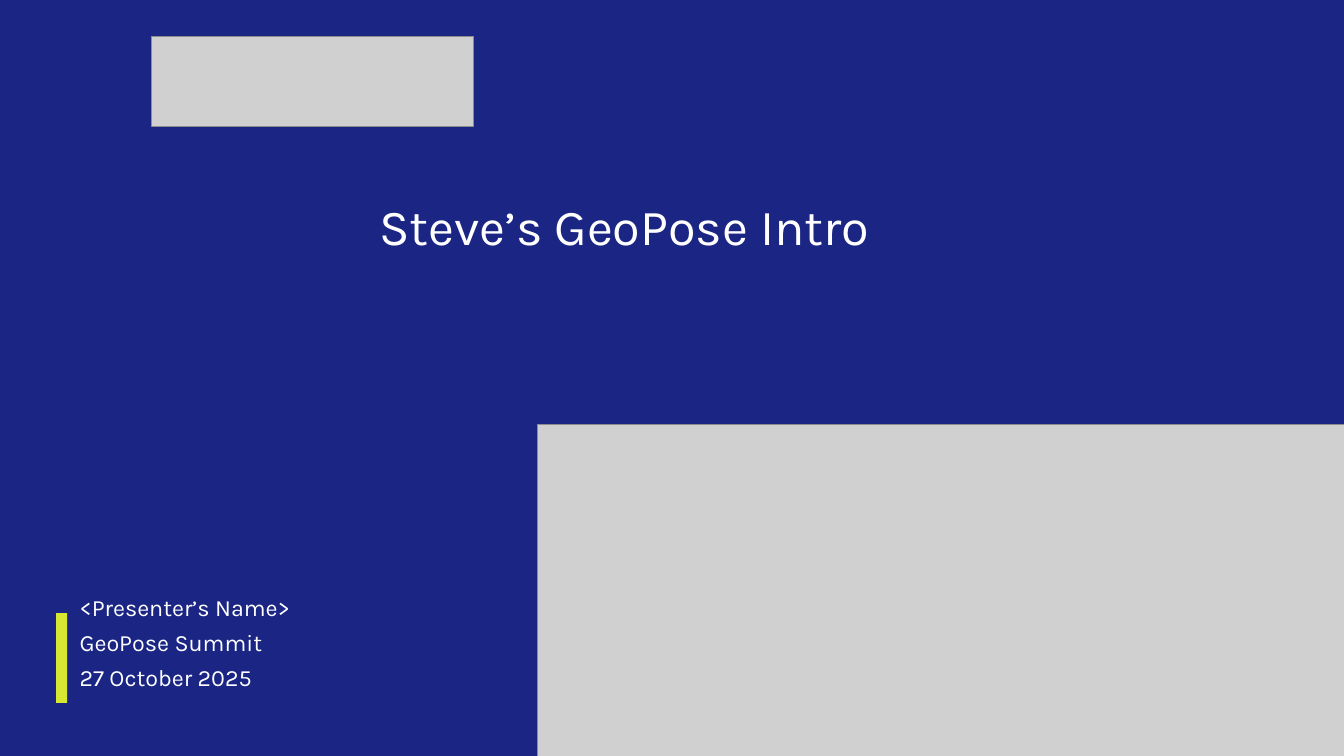
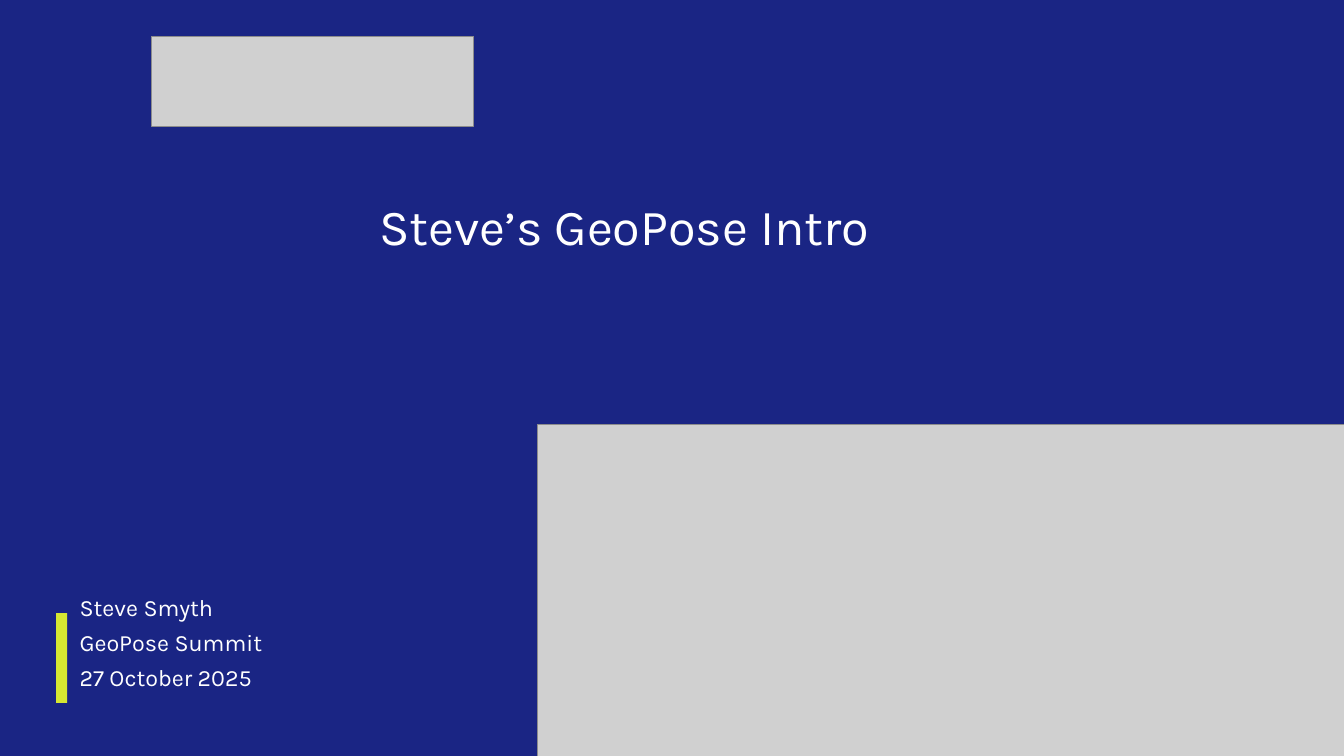
Before and after one commit to opengeospatial/GeoPose, a slide deck: slide 1 of Presentations/2025_Summit/2025_Oct_27_Summit_Steve_Intro.pptx. Drawn at 1344x756 pixels with LibreOffice and Linux fonts; fonts in the diff are those of the drawing; grey boxes stand for pictures; background and template pictures are left out. Boxes give left, top, right and bottom in pixels: in the first picture for what was removed or moved away, otherwise in the second. Text is boxed around its words. In the diff, an @@ line names an element or a change of style, - is before the commit and + after.

```diff
--- a/Presentations/2025_Summit/2025_Oct_27_Summit_Steve_Intro.pptx
+++ b/Presentations/2025_Summit/2025_Oct_27_Summit_Steve_Intro.pptx
@@ title at (x1=80, y1=600, x2=262, y2=687): text changed @@
-<Presenter’s Name>
-GeoPose Summit
-27 October 2025
+Steve Smyth
+GeoPose Summit
+27 October 2025
```
Also in this commit, not shown: 1 other slide changed, 4 slides added, 3 slides removed.
